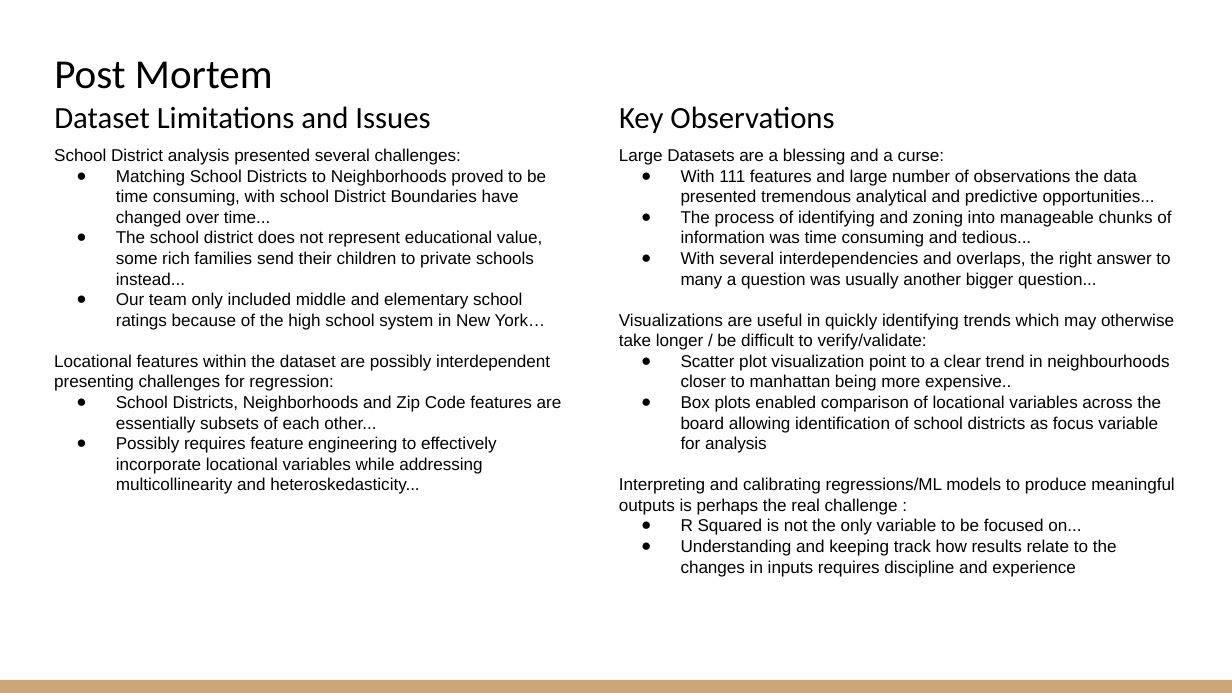
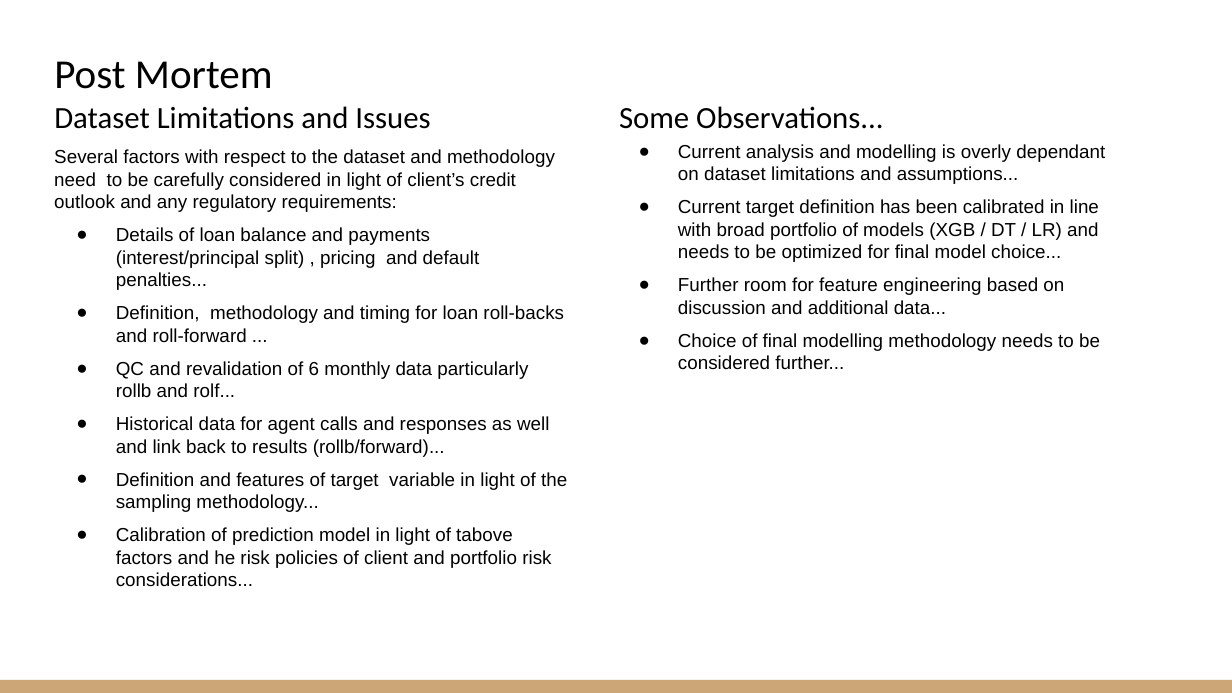
Before and after one commit to Suhaib471/GradientBoost_model, a slide deck: slide 4 of ABC Finance Case Study - v2.pptx. Drawn at 1232x693 pixels with LibreOffice and Linux fonts; fonts in the diff are those of the drawing. Boxes give left, top, right and bottom in pixels: in the first picture for what was removed or moved away, otherwise in the second. Text is boxed around its words. In the diff, an @@ line names an element or a change of style, - is before the commit and + after.

```diff
--- a/ABC Finance Case Study - v2.pptx
+++ b/ABC Finance Case Study - v2.pptx
@@ title at bbox=[619, 106, 884, 129]: text changed @@
-Key Observations
+Some Observations...
@@ text at bbox=[54, 149, 567, 587]: text changed; size 10 to 11 pt @@
-School District analysis presented several challenges:
-● Matching School Districts to Neighborhoods proved to be time consuming, with school District Boundaries have changed over time...
-● The school district does not represent educational value, some rich families send their children to private schools instead...
-● Our team only included middle and elementary school ratings because of the high school system in New York…
-Locational features within the dataset are possibly interdependent presenting challenges for regression:
-● School Districts, Neighborhoods and Zip Code features are essentially subsets of each other...
-● Possibly requires feature engineering to effectively incorporate locational variables while addressing multicollinearity and heteroskedasticity...
+Several factors with respect to the dataset and methodology need to be carefully considered in light of client’s credit outlook and any regulatory requirements:
+● Details of loan balance and payments (interest/principal split) , pricing and default penalties...
+● Definition, methodology and timing for loan roll-backs and roll-forward ...
+● QC and revalidation of 6 monthly data particularly rollb and rolf...
+● Historical data for agent calls and responses as well and link back to results (rollb/forward)...
+● Definition and features of target variable in light of the sampling methodology...
+● Calibration of prediction model in light of tabove factors and he risk policies of client and portfolio risk considerations...
@@ text removed at bbox=[619, 148, 1174, 577] @@
-Large Datasets are a blessing and a curse:
-● With 111 features and large number of observations the data presented tremendous analytical and predictive opportunities...
-● The process of identifying and zoning into manageable chunks of information was time consuming and tedious...
-● With several interdependencies and overlaps, the right answer to many a question was usually another bigger question...
-Visualizations are useful in quickly identifying trends which may otherwise take longer / be difficult to verify/validate:
-● Scatter plot visualization point to a clear trend in neighbourhoods closer to manhattan being more expensive..
-● Box plots enabled comparison of locational variables across the board allowing identification of school districts as focus variable for analysis
-Interpreting and calibrating regressions/ML models to produce meaningful outputs is perhaps the real challenge :
-● R Squared is not the only variable to be focused on...
-● Understanding and keeping track how results relate to the changes in inputs requires discipline and experience
@@ text added at bbox=[678, 144, 1105, 370], 11 pt, text #000000 @@
+● Current analysis and modelling is overly dependant on dataset limitations and assumptions...
+● Current target definition has been calibrated in line with broad portfolio of models (XGB / DT / LR) and needs to be optimized for final model choice...
+● Further room for feature engineering based on discussion and additional data...
+● Choice of final modelling methodology needs to be considered further...
```
